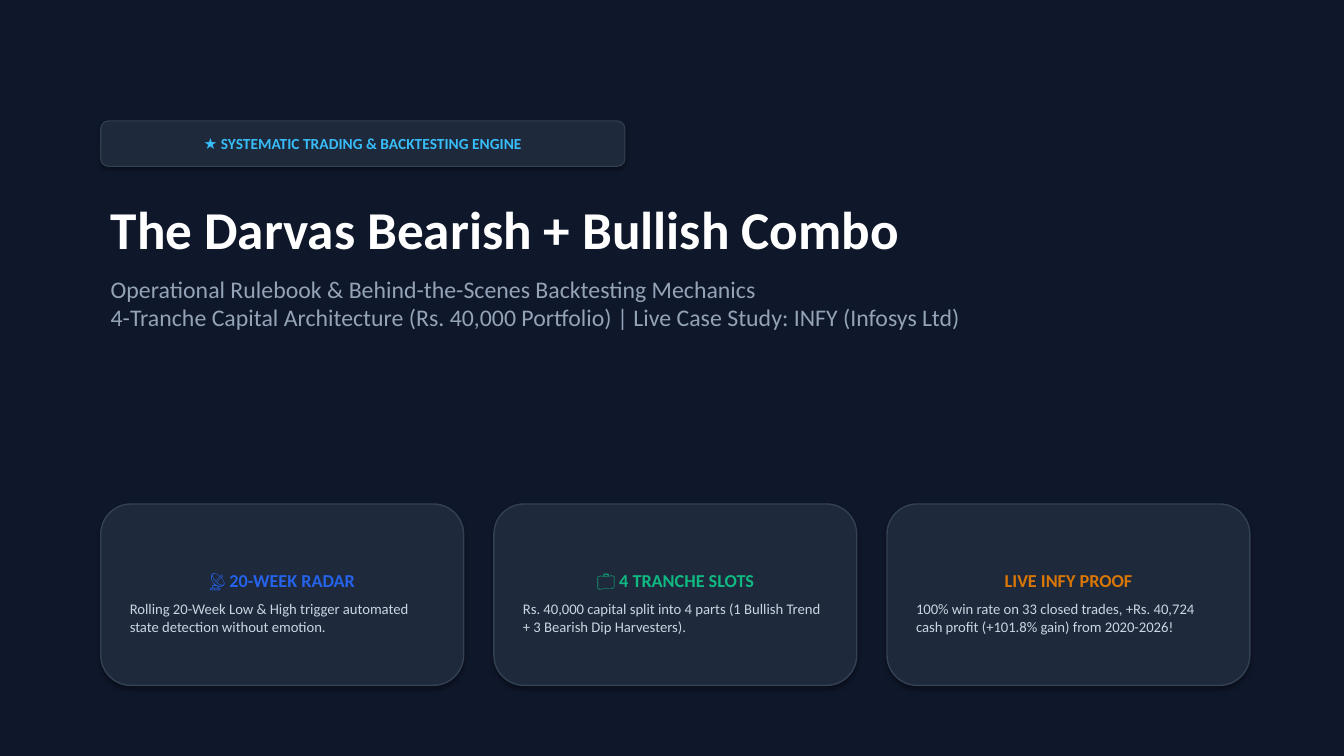
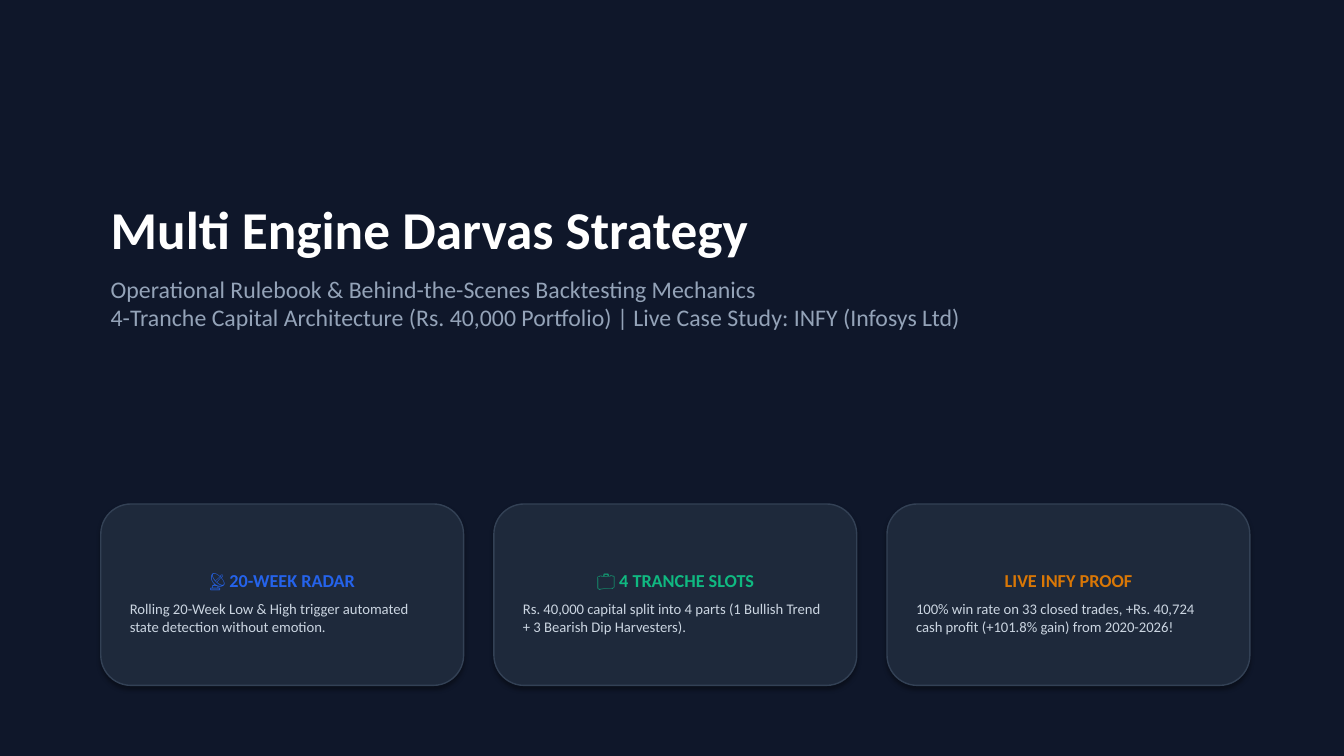
Before and after one commit to Fulera2021/Darvas-Bearish-Bullish-combo, a slide deck: slide 1 of Darvas_Strategy_Rulebook_Deck_v2.pptx. Drawn at 1344x756 pixels with LibreOffice and Linux fonts; fonts in the diff are those of the drawing. Boxes give left, top, right and bottom in pixels: in the first picture for what was removed or moved away, otherwise in the second. Text is boxed around its words. In the diff, an @@ line names an element or a change of style, - is before the commit and + after.

Commit message:
refactor: clean up presentation files, ignore office temp files, and fix spreadsheet formula syntax in scanner script

```diff
--- a/Darvas_Strategy_Rulebook_Deck_v2.pptx
+++ b/Darvas_Strategy_Rulebook_Deck_v2.pptx
@@ rounded rectangle removed at bbox=[101, 121, 625, 166] @@
-★ SYSTEMATIC TRADING & BACKTESTING ENGINE
@@ text at bbox=[111, 211, 748, 258]: text changed @@
-The Darvas Bearish + Bullish Combo
+Multi Engine Darvas Strategy
```
Also in this commit, not shown: 20 other files.
